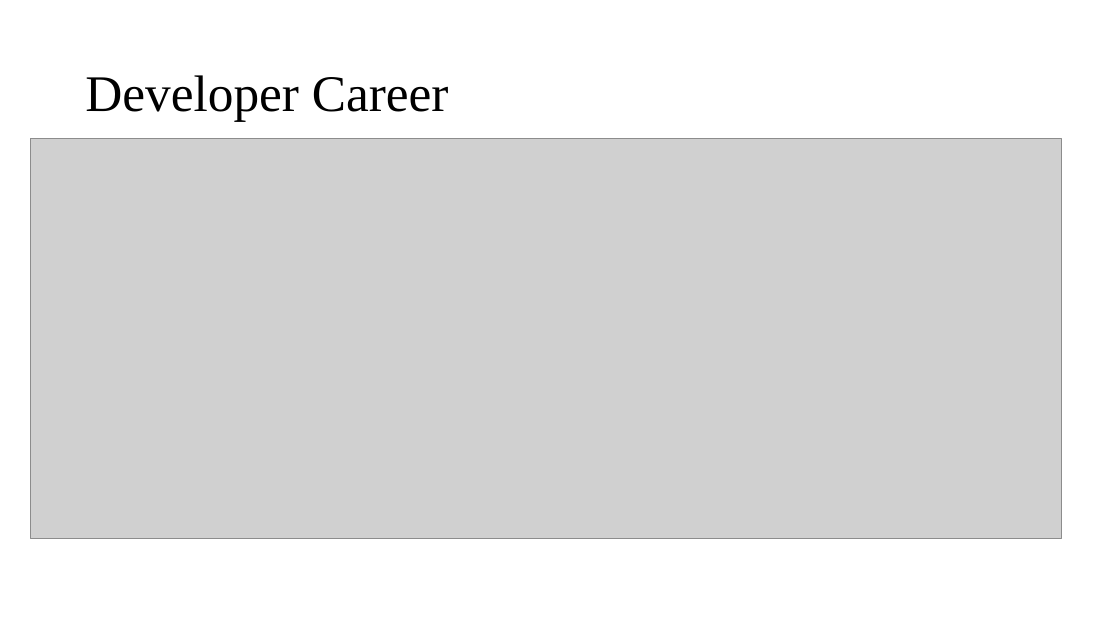
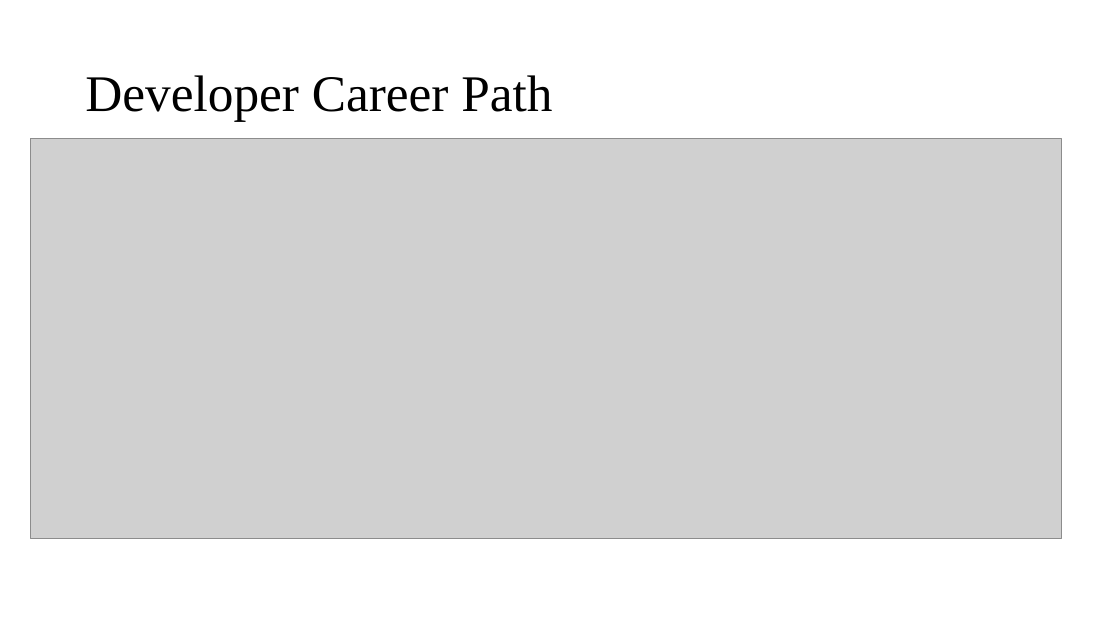
Before and after one commit to ngohungphuc/Presentation, a slide deck: slide 6 of SE.pptx. Drawn at 1120x630 pixels with LibreOffice and Linux fonts; fonts in the diff are those of the drawing; grey boxes stand for pictures. Boxes give left, top, right and bottom in pixels: in the first picture for what was removed or moved away, otherwise in the second. Text is boxed around its words. In the diff, an @@ line names an element or a change of style, - is before the commit and + after.

```diff
--- a/SE.pptx
+++ b/SE.pptx
@@ title at (85,75,552,121): text changed @@
-Developer Career
+Developer Career Path
```
Also in this commit, not shown: 7 other slides changed.
